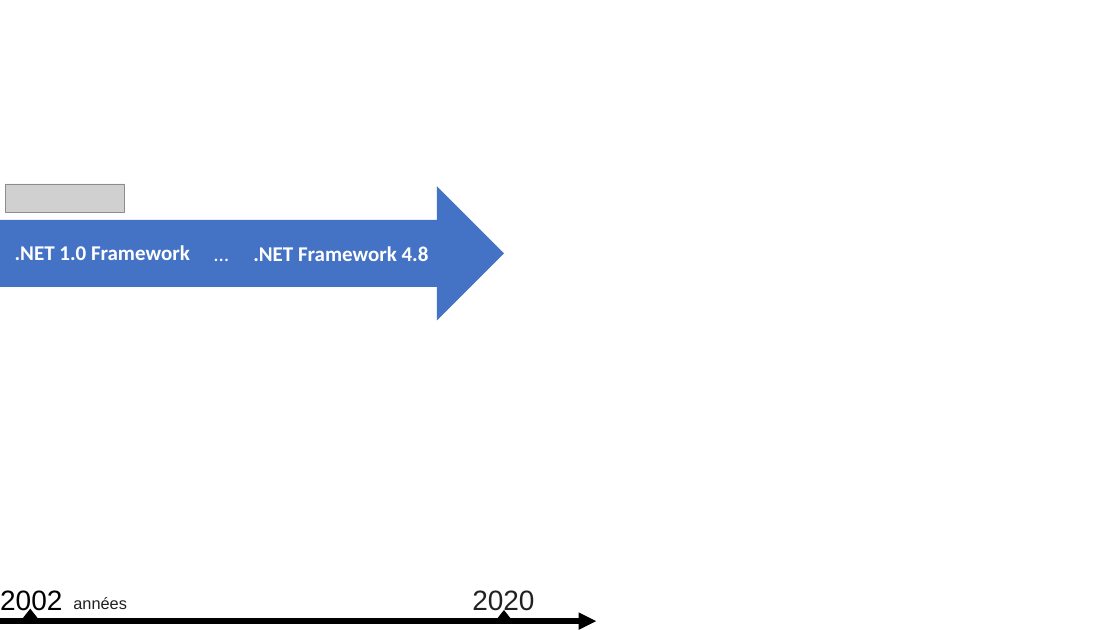
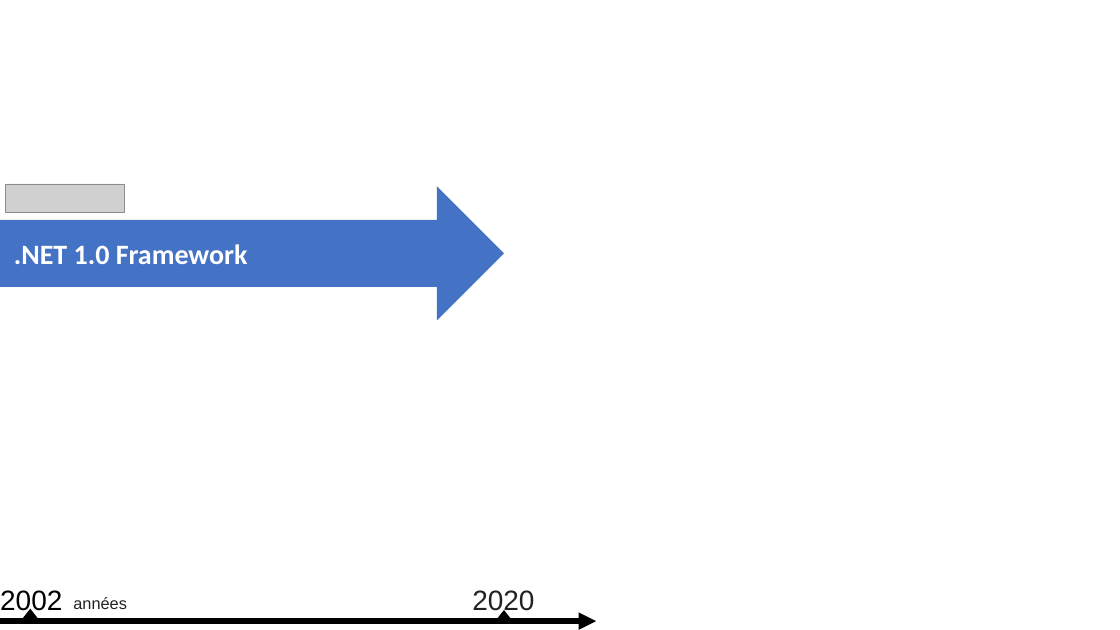
Before and after one commit to guillaume-chervet/course.dotnet, a slide deck: slide 1 of documentations/Dotnet vs dotnet core.pptx. Drawn at 1120x630 pixels with LibreOffice and Linux fonts; fonts in the diff are those of the drawing; grey boxes stand for pictures. Boxes give left, top, right and bottom in pixels: in the first picture for what was removed or moved away, otherwise in the second. Text is boxed around its words. In the diff, an @@ line names an element or a change of style, - is before the commit and + after.

```diff
--- a/documentations/Dotnet vs dotnet core.pptx
+++ b/documentations/Dotnet vs dotnet core.pptx
@@ text ".NET 1.0 Framework" at bbox=[14, 244, 248, 264]: size 18 to 24 pt @@
@@ text removed at bbox=[206, 236, 238, 270] @@
-…
@@ text removed at bbox=[253, 246, 429, 261] @@
-.NET Framework 4.8
```
Also in this commit, not shown: 11 other slides changed, 3 other files.
